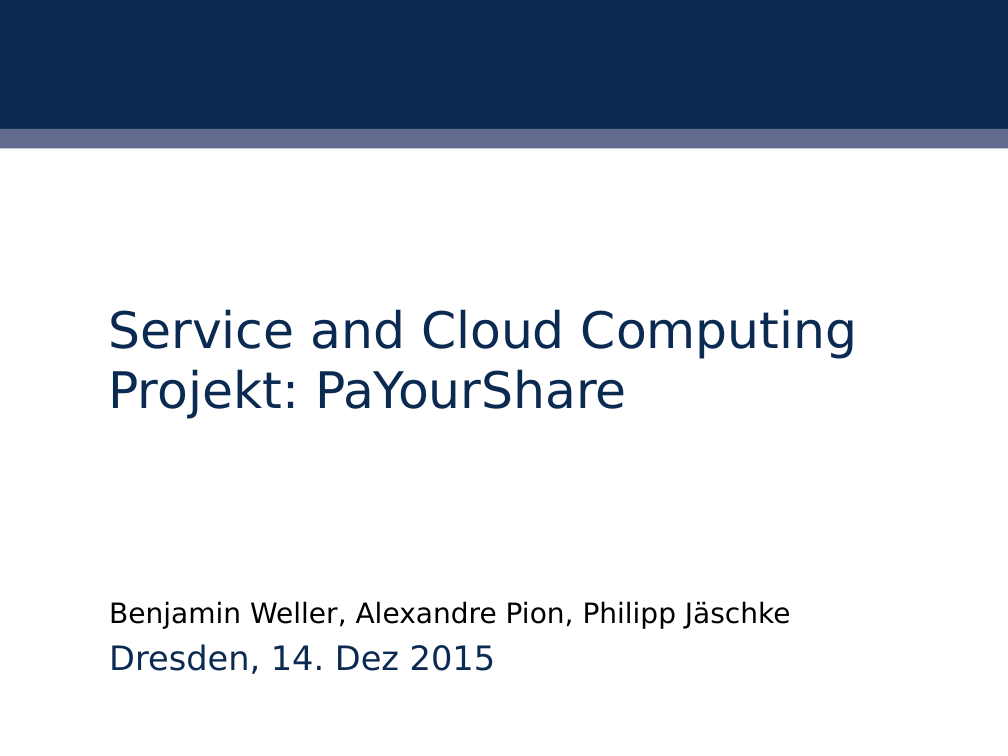
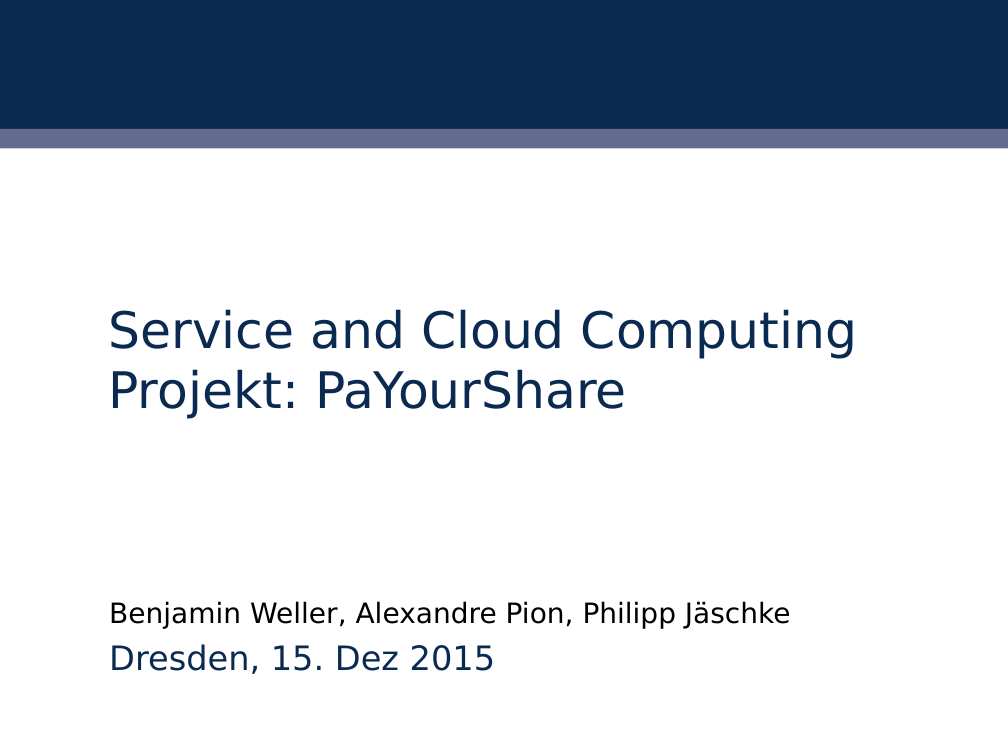
Before and after one commit to 2xlink/SaCC-Project, a slide deck: slide 1 of zwischenpräs.odp. Drawn at 1008x756 pixels with LibreOffice and Linux fonts; fonts in the diff are those of the drawing; background and template pictures are left out. Boxes give left, top, right and bottom in pixels: in the first picture for what was removed or moved away, otherwise in the second. Text is boxed around its words. In the diff, an @@ line names an element or a change of style, - is before the commit and + after.

Commit message:
updated präs

```diff
--- a/zwischenpräs.odp
+++ b/zwischenpräs.odp
@@ subtitle at bbox=[109, 644, 495, 674]: text changed @@
-Dresden, 14. Dez 2015
+Dresden, 15. Dez 2015
```
